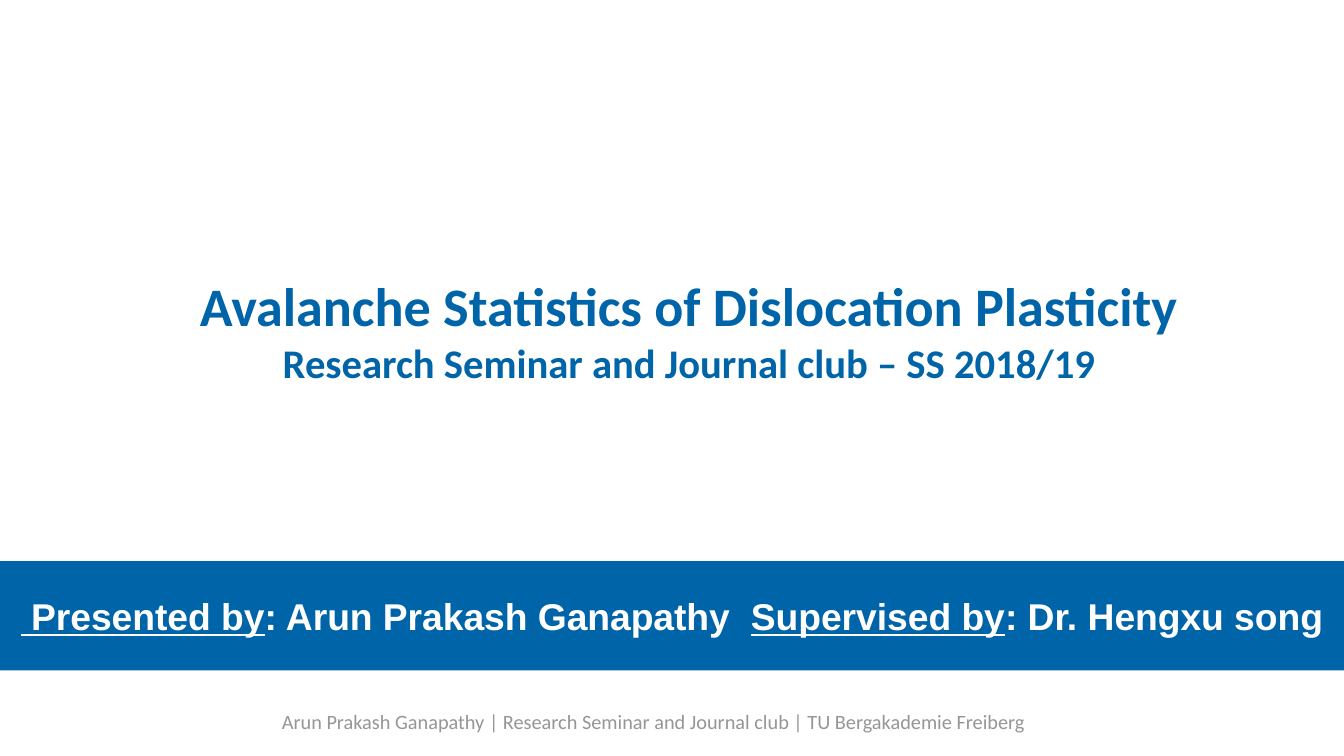
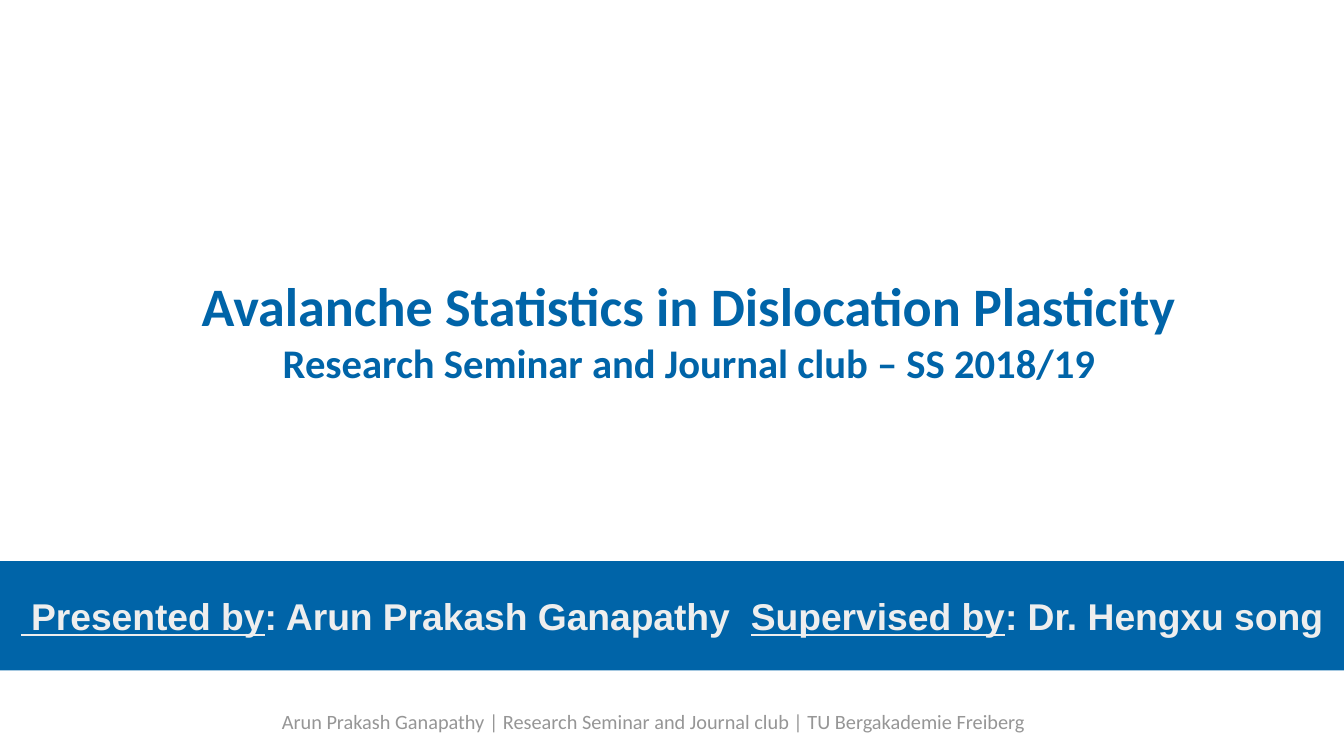
Before and after one commit to ARUN-PRAKASH-95/Journal-club, a slide deck: slide 1 of Presentation/Journalclub.odp. Drawn at 1344x756 pixels with LibreOffice and Linux fonts; fonts in the diff are those of the drawing; background and template pictures are left out. Boxes give left, top, right and bottom in pixels: in the first picture for what was removed or moved away, otherwise in the second. Text is boxed around its words. In the diff, an @@ line names an element or a change of style, - is before the commit and + after.

```diff
--- a/Presentation/Journalclub.odp
+++ b/Presentation/Journalclub.odp
@@ title at box(202, 288, 1175, 380): text changed @@
-Avalanche Statistics of Dislocation Plasticity
-Research Seminar and Journal club – SS 2018/19
+Avalanche Statistics in Dislocation Plasticity
+Research Seminar and Journal club – SS 2018/19
@@ subtitle "Presented by: Arun Prakash Ganapathy ..." at box(0, 561, 1344, 671): text colour #FFFFFF to #EEEEEE @@
```
Also in this commit, not shown: 2 other slides changed, 1 slide removed, 1 other file.
